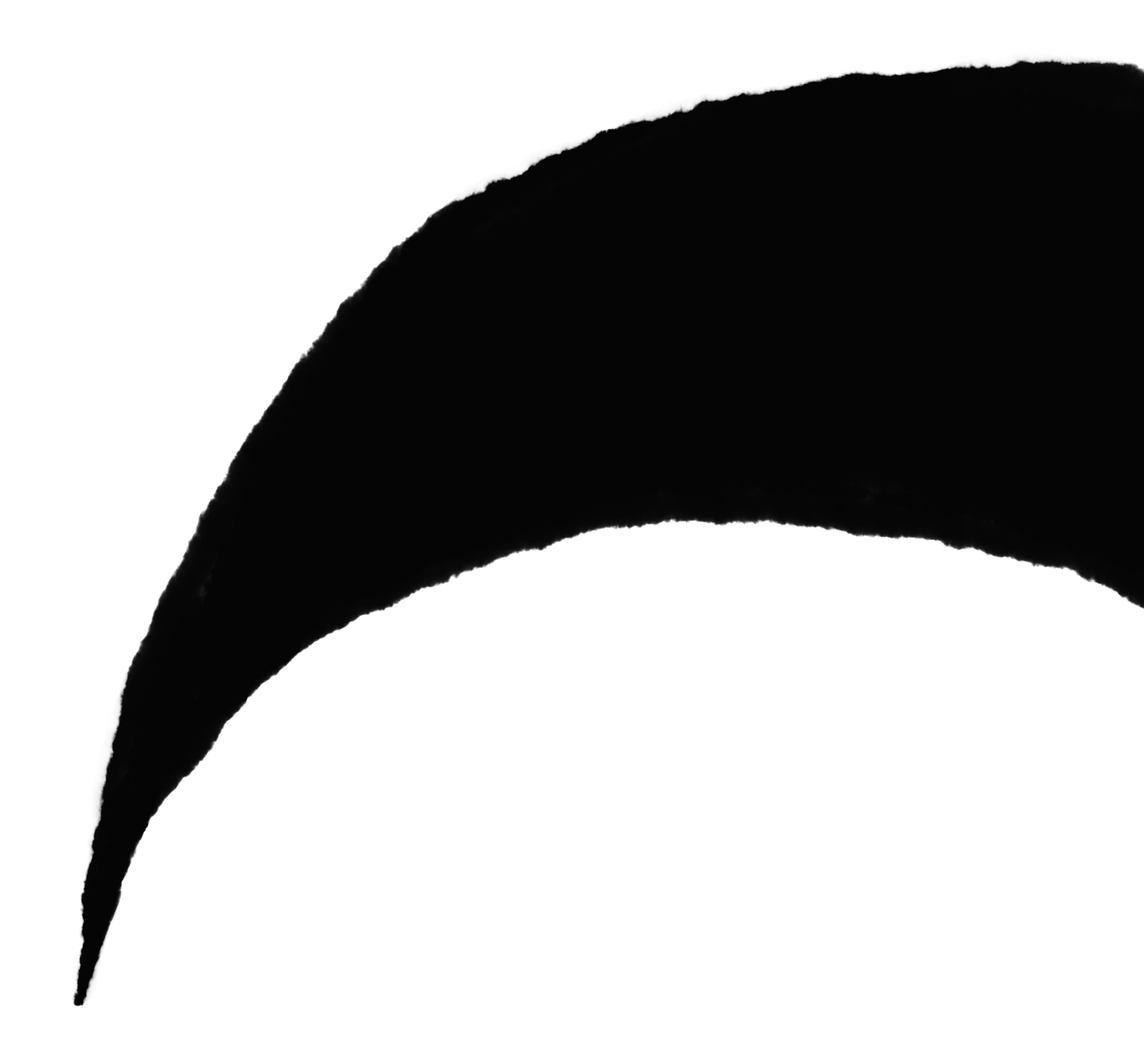
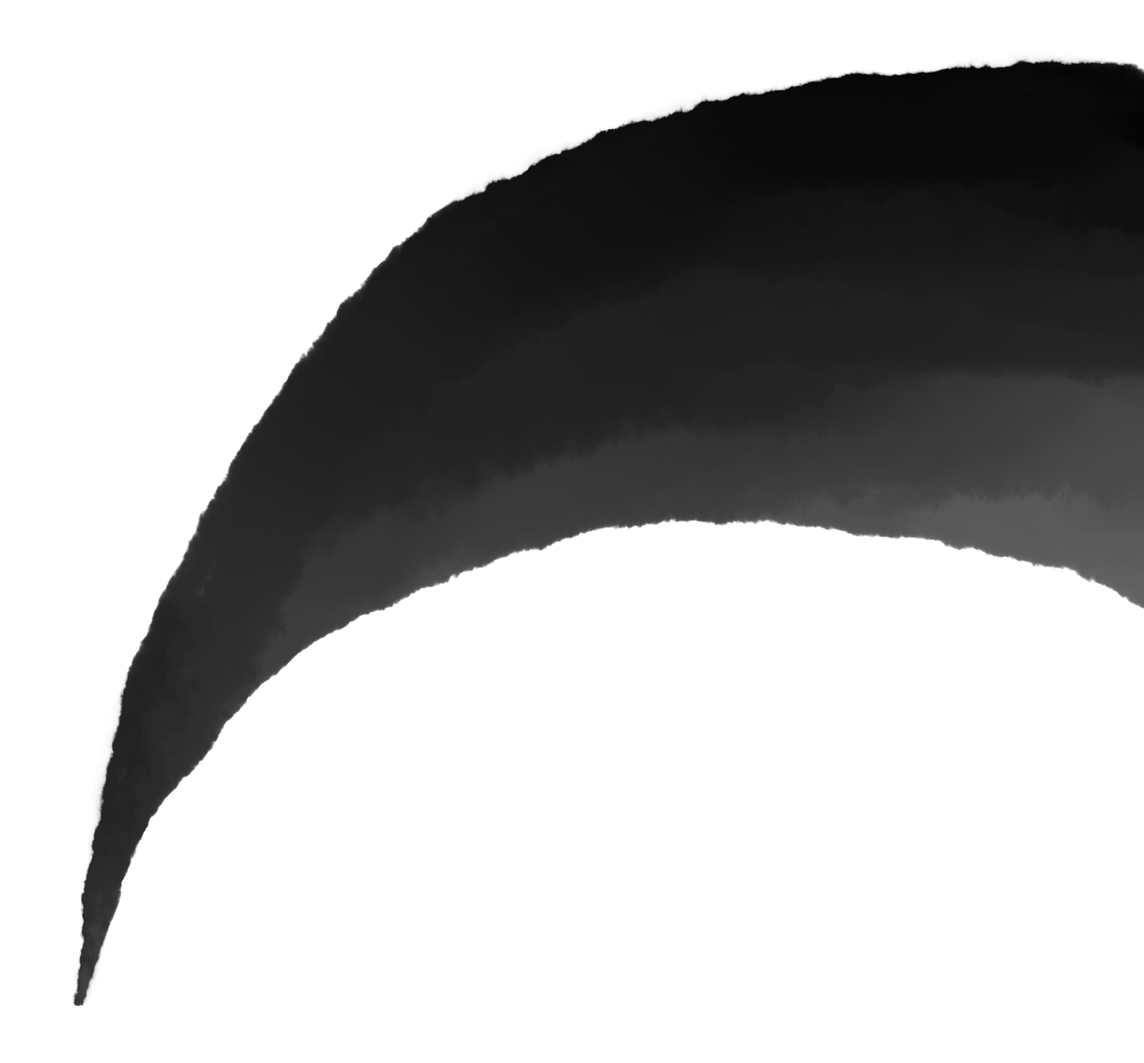
Before/after of a 1144×1063 layered artwork. What changed in the layer stack:
painted on "レイヤー7" over [72, 68, 1144, 1006]
